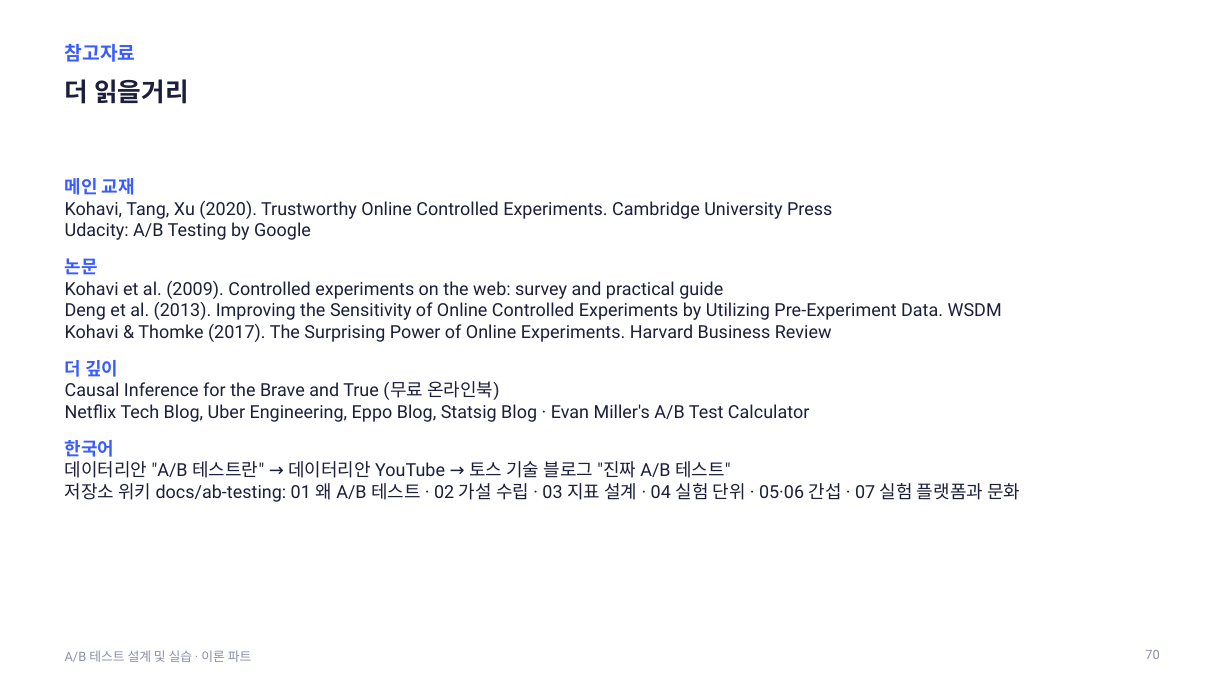
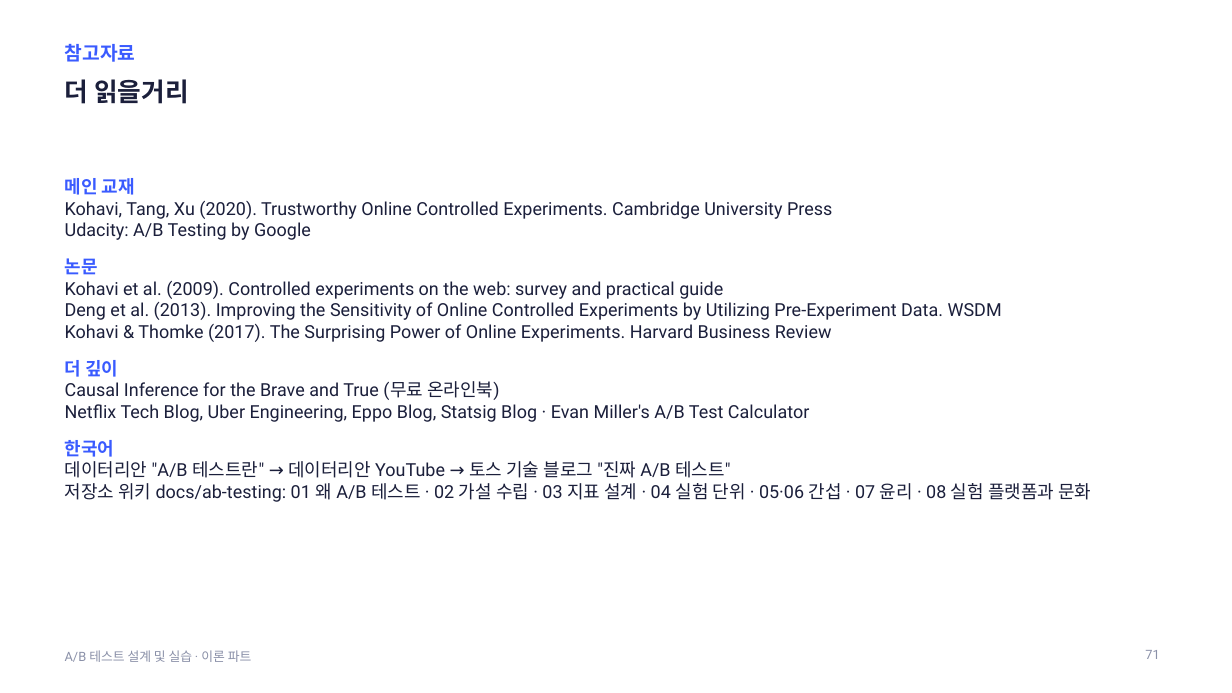
Before and after one commit to kkamret/quickmart-lab-rats, a slide deck: slide 71 of docs/lecture/ab-testing-theory.pptx (slide 70 before the commit). Drawn at 1232x693 pixels with LibreOffice and Linux fonts; fonts in the diff are those of the drawing. Boxes give left, top, right and bottom in pixels: in the first picture for what was removed or moved away, otherwise in the second. Text is boxed around its words. In the diff, an @@ line names an element or a change of style, - is before the commit and + after.

Commit message:
docs: 위키 윤리 글 추가와 PPT 반영
- 07 신뢰할 수 있는 A/B 테스트의 조건 (3) 윤리 문제 추가
- 실험 플랫폼 글을 08편으로 이동하고 링크·목차 수정
- 이론 PPT Ch4에 윤리 문제 슬라이드 추가, 위키 편 번호 참조와 가이드 기록 갱신

Refs #10

```diff
--- a/docs/lecture/ab-testing-theory.pptx
+++ b/docs/lecture/ab-testing-theory.pptx
@@ text at box(65, 483, 1091, 502): text changed @@
-저장소 위키 docs/ab-testing: 01 왜 A/B 테스트 · 02 가설 수립 · 03 지표 설계 · 04 실험 단위 · 05·06 간섭 · 07 실험 플랫폼과 문화
+저장소 위키 docs/ab-testing: 01 왜 A/B 테스트 · 02 가설 수립 · 03 지표 설계 · 04 실험 단위 · 05·06 간섭 · 07 윤리 · 08 실험 플랫폼과 문화
@@ page number at box(1145, 650, 1159, 659): text changed @@
-70
+71
```
Also in this commit, not shown: 4 other slides changed, 1 slide added, 6 other files.
